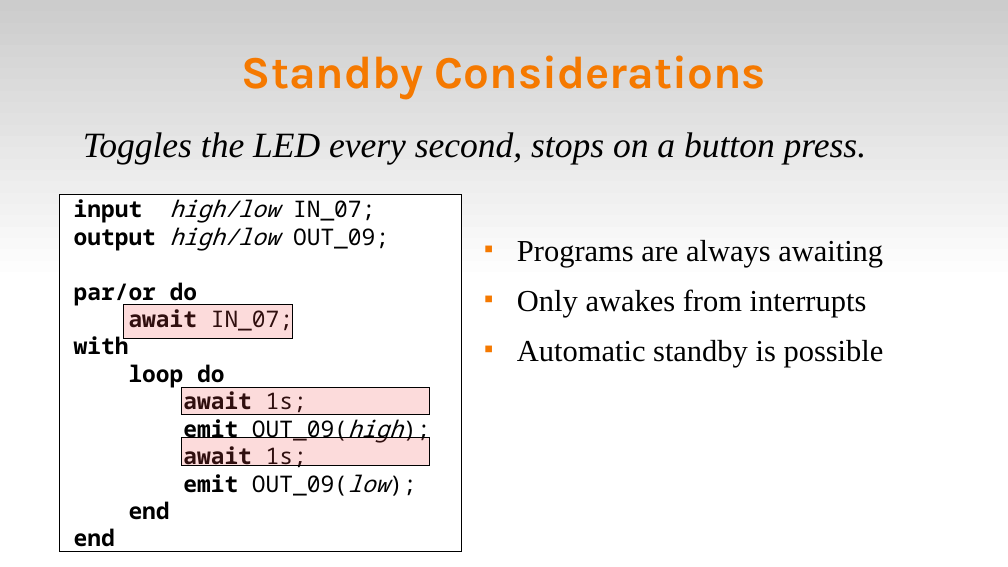
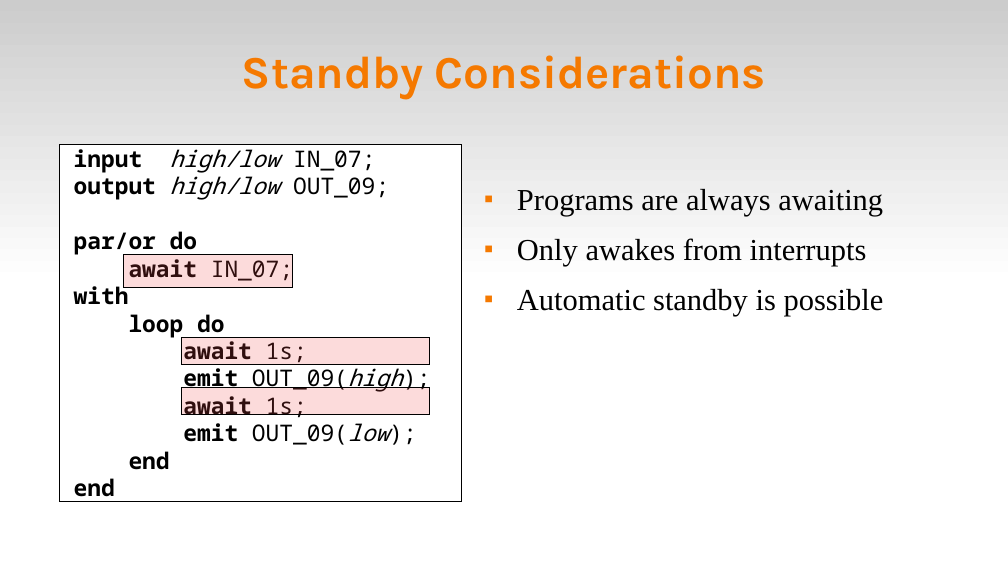
Before and after one commit to fsantanna-no/rebls-isrs-18, a slide deck: slide 9 of ceu-rebls-isrs-18.odp. Drawn at 1008x567 pixels with LibreOffice and Linux fonts; fonts in the diff are those of the drawing. Boxes give left, top, right and bottom in pixels: in the first picture for what was removed or moved away, otherwise in the second. Text is boxed around its words. In the diff, an @@ line names an element or a change of style, - is before the commit and + after.

```diff
--- a/ceu-rebls-isrs-18.odp
+++ b/ceu-rebls-isrs-18.odp
@@ text removed at (83, 132, 867, 164) @@
-Toggles the LED every second, stops on a button press.
@@ 2 rectangles, 1 text: place and size @@
-2 rectangles, 1 text at (60, 195, 884, 552)
+2 rectangles, 1 text at (60, 145, 884, 501)
@@ rectangle: place and size @@
-rectangle at (181, 438, 430, 466)
+rectangle at (181, 338, 430, 365)
```
Also in this commit, not shown: 7 other slides changed, 1 other file.
